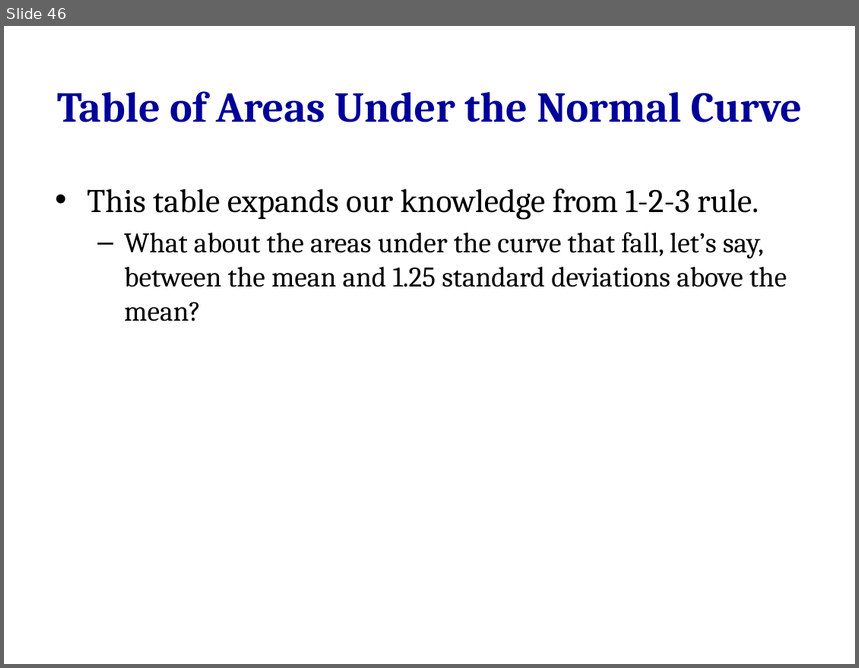
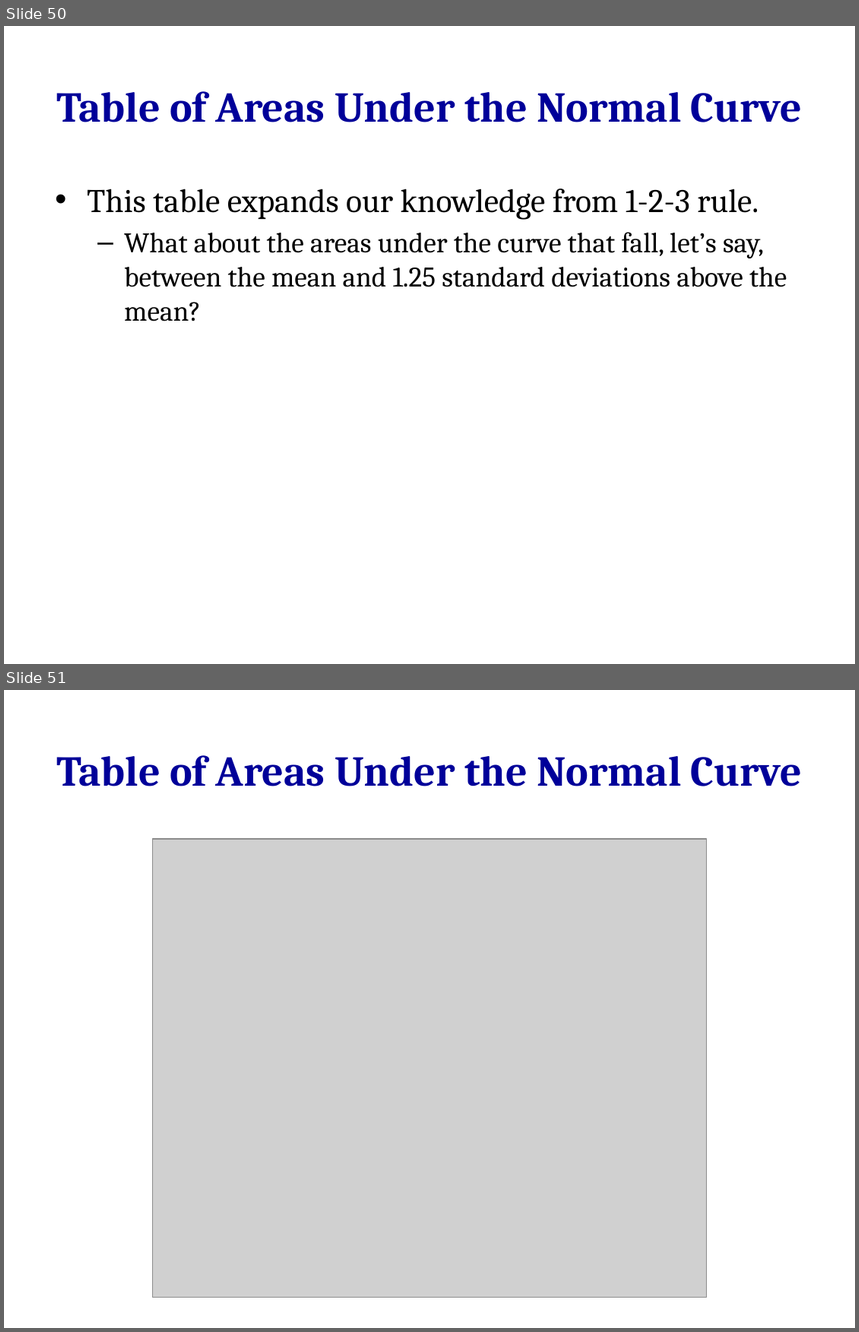
Before and after one commit to hejibo/Psychological-Statistics, a slide deck: Lecture 4 - Measure of Dispersion & Normal Curve/Lecture 4 - Measure of Dispersion & Normal Curve.pptx. Shown one above the other, each under a label of ours: slide 46 before the commit, slides 50 and 51 after it. The pictures are 859x668 and 859x1332 pixels, drawn with LibreOffice and Linux fonts; fonts in the diff are those of the drawing; grey boxes stand for pictures. Boxes give left, top, right and bottom in pixels: in the first picture for what was removed or moved away, otherwise in the second. Text is boxed around its words. In the diff, an @@ line names an element or a change of style, - is before the commit and + after.

Commit message:
add z score to probability and R code solutions, z-p tables

```diff
--- a/Lecture 4 - Measure of Dispersion & Normal Curve/Lecture 4 - Measure of Dispersion & Normal Curve.pptx
+++ b/Lecture 4 - Measure of Dispersion & Normal Curve/Lecture 4 - Measure of Dispersion & Normal Curve.pptx
@@ slide 51 added at [4, 690, 855, 1328], background #FFFFFF @@
@@ title added at [57, 755, 802, 787], 36 pt, text #000099, bold @@
+Table of Areas Under the Normal Curve
@@ picture added at [152, 839, 706, 1298] @@
@@ what was slide 46 is now slide 50 @@
```
Also in this commit, not shown: 3 slides changed, 9 other slides added, 10 other files.
